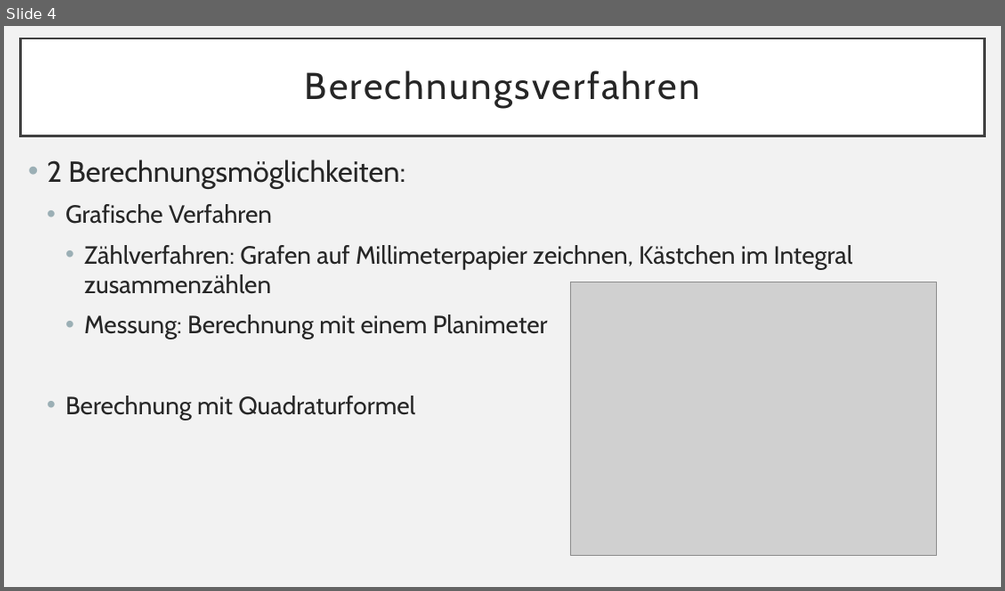
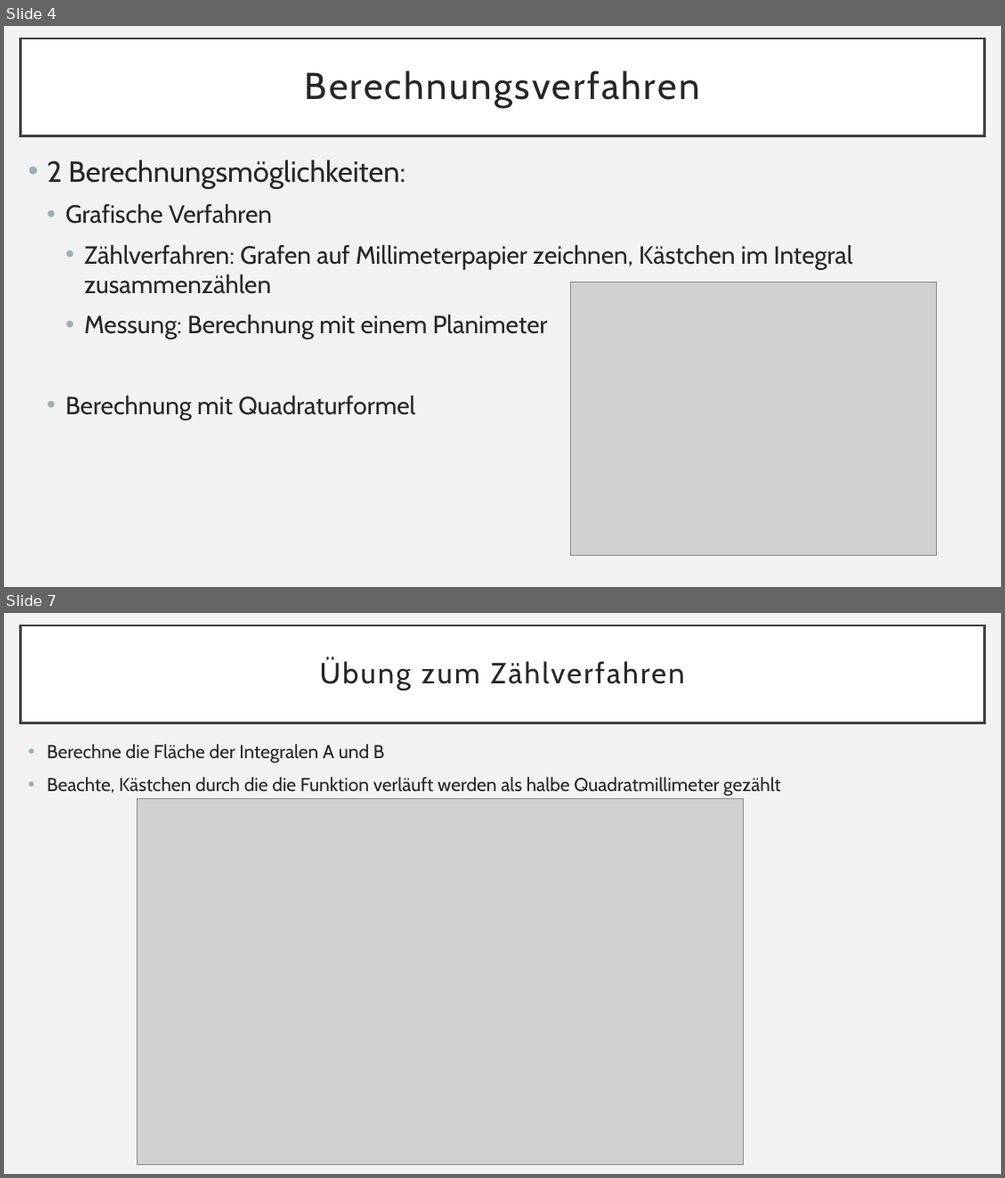
Before and after one commit to Zwilli/Numerik_und_Logik, a slide deck: Baumann/Numerische Integration.pptx. Shown one above the other, each under a label of ours: slide 4 before the commit, slides 4 and 7 after it; the slides between them are not shown. The pictures are 1005x591 and 1005x1178 pixels, drawn with LibreOffice and Linux fonts; fonts in the diff are those of the drawing; grey boxes stand for pictures. Boxes give left, top, right and bottom in pixels: in the first picture for what was removed or moved away, otherwise in the second. Text is boxed around its words. In the diff, an @@ line names an element or a change of style, - is before the commit and + after.

```diff
--- a/Baumann/Numerische Integration.pptx
+++ b/Baumann/Numerische Integration.pptx
@@ slide 7 added at (4,613,1001,1174), background #F2F2F2 @@
@@ title added at (20,625,985,723), fill #FFFFFF, outline #404040 2.5 pt, 28 pt, text #262626 @@
+Übung zum Zählverfahren
@@ text added at (47,744,780,796), 18 pt, text #262626 @@
+• Berechne die Fläche der Integralen A und B
+• Beachte, Kästchen durch die die Funktion verläuft werden als halbe Quadratmillimeter gezählt
@@ picture added at (138,799,744,1165) @@
```
Also in this commit, not shown: 5 other slides added, 2 slides removed, 2 other files.
